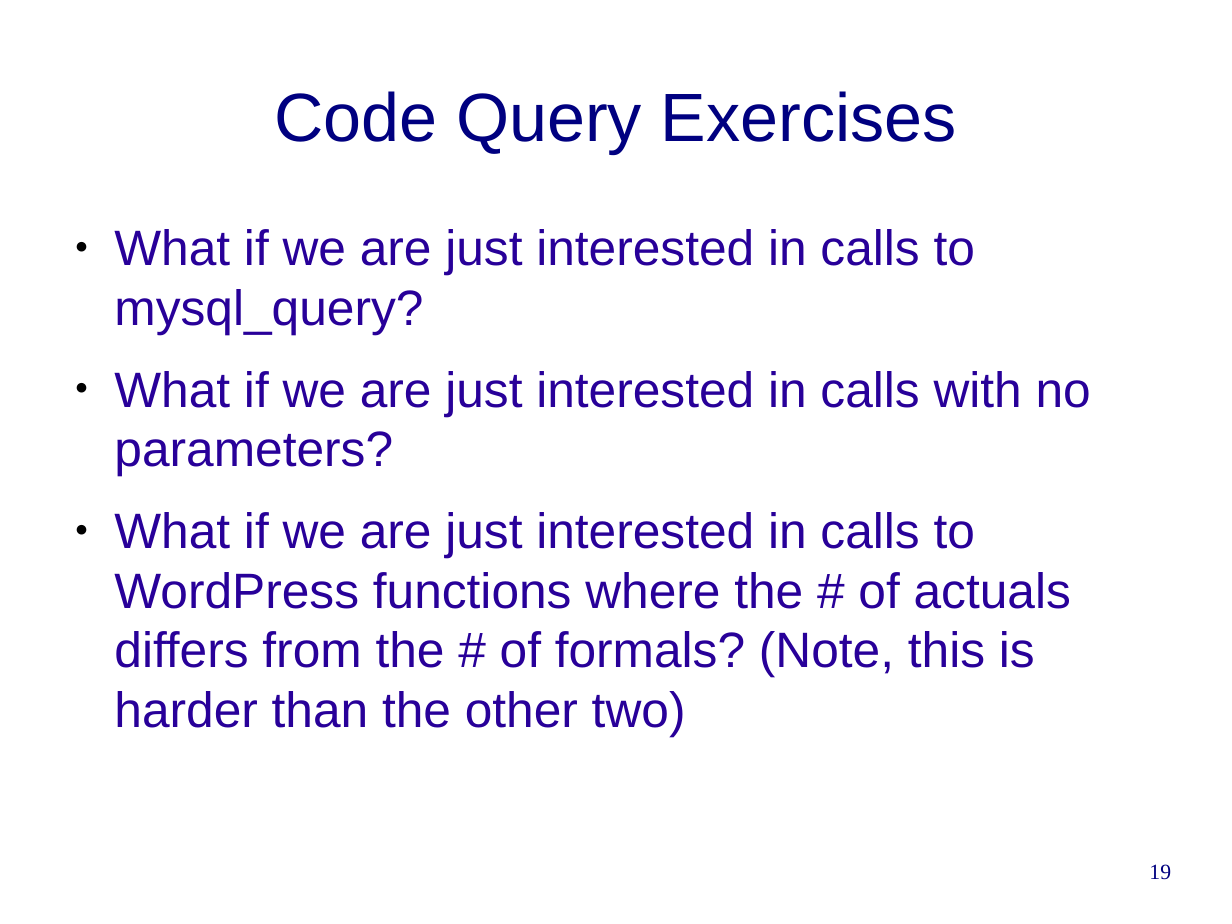
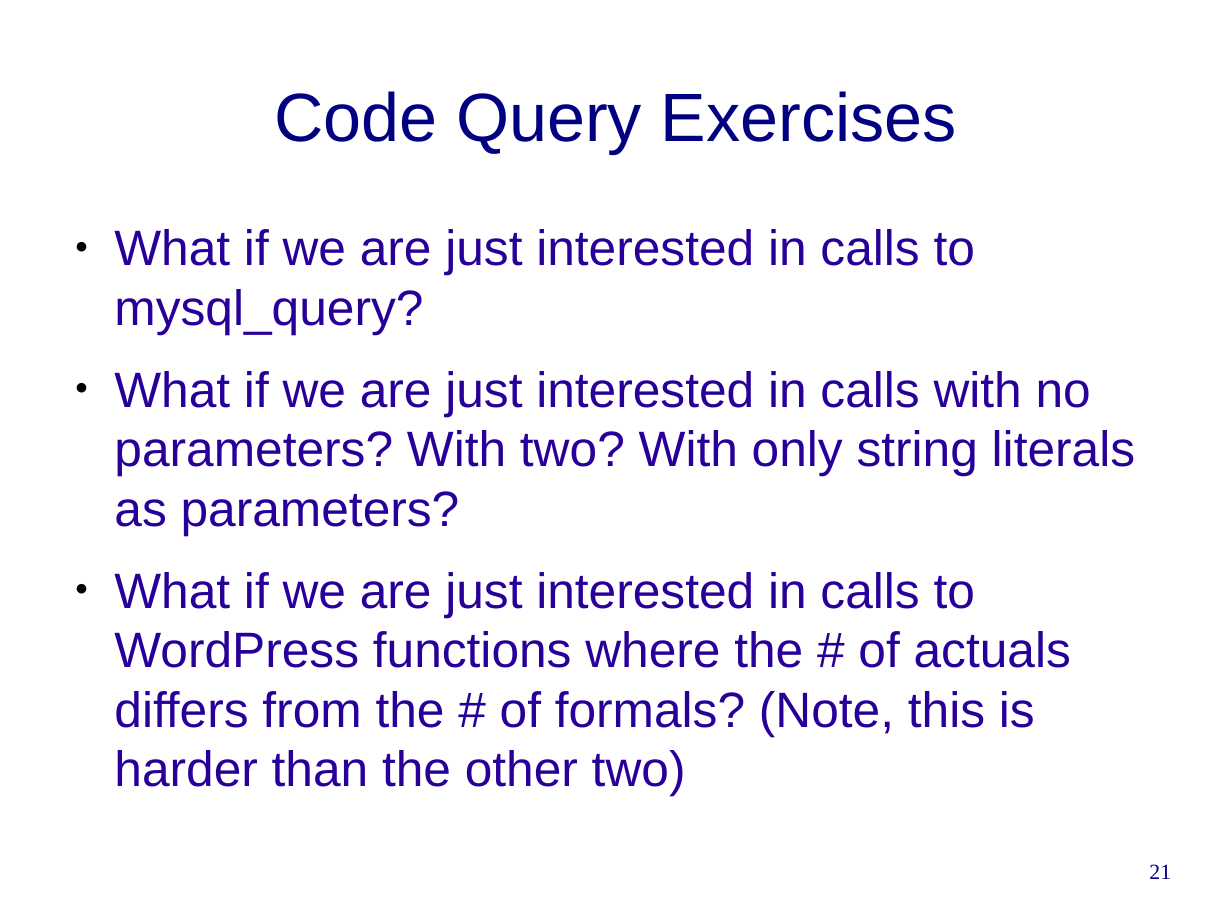
Before and after one commit to cwi-swat/rascal-course-pldi-2015, a slide deck: slide 21 of presentations/PHP-analysis.odp (slide 19 before the commit). Drawn at 1232x924 pixels with LibreOffice and Linux fonts; fonts in the diff are those of the drawing; background and template pictures are left out. Boxes give left, top, right and bottom in pixels: in the first picture for what was removed or moved away, otherwise in the second. Text is boxed around its words. In the diff, an @@ line names an element or a change of style, - is before the commit and + after.

```diff
--- a/presentations/PHP-analysis.odp
+++ b/presentations/PHP-analysis.odp
@@ text at [114,371,1135,535]: text changed @@
-● What if we are just interested in calls with no parameters?
+● What if we are just interested in calls with no parameters? With two? With only string literals as parameters?
@@ page number at [1149,864,1171,879]: text changed @@
-19
+21
```
Also in this commit, not shown: 5 other slides changed, 5 slides added, 2 other files.
